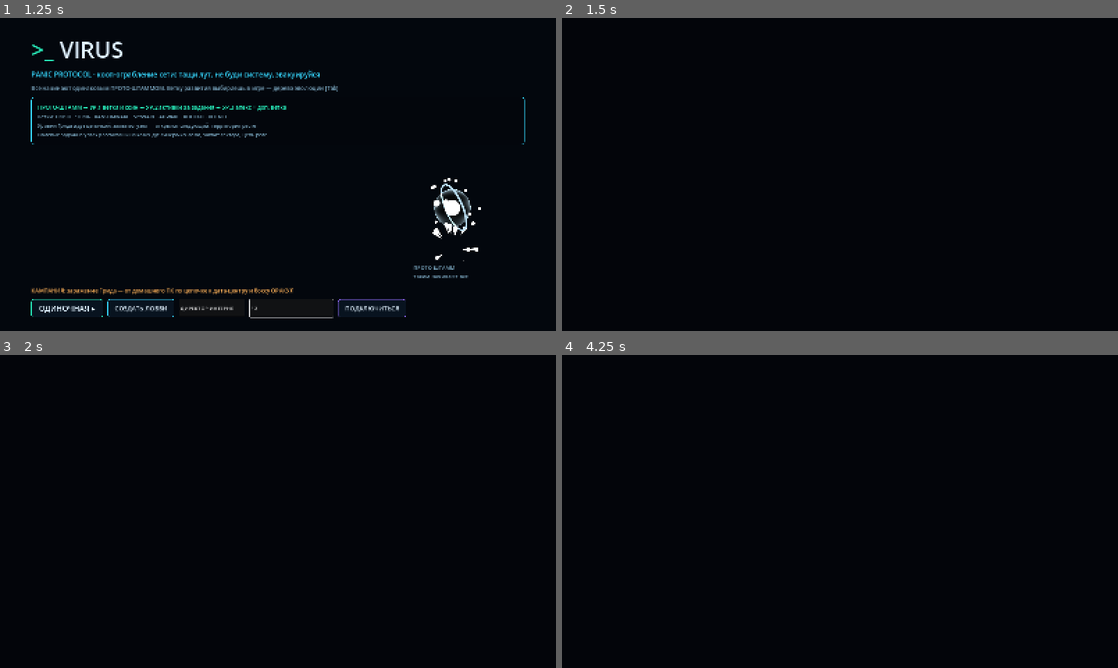
Above: before the commit, frames 1-4 (two rows, left to right).
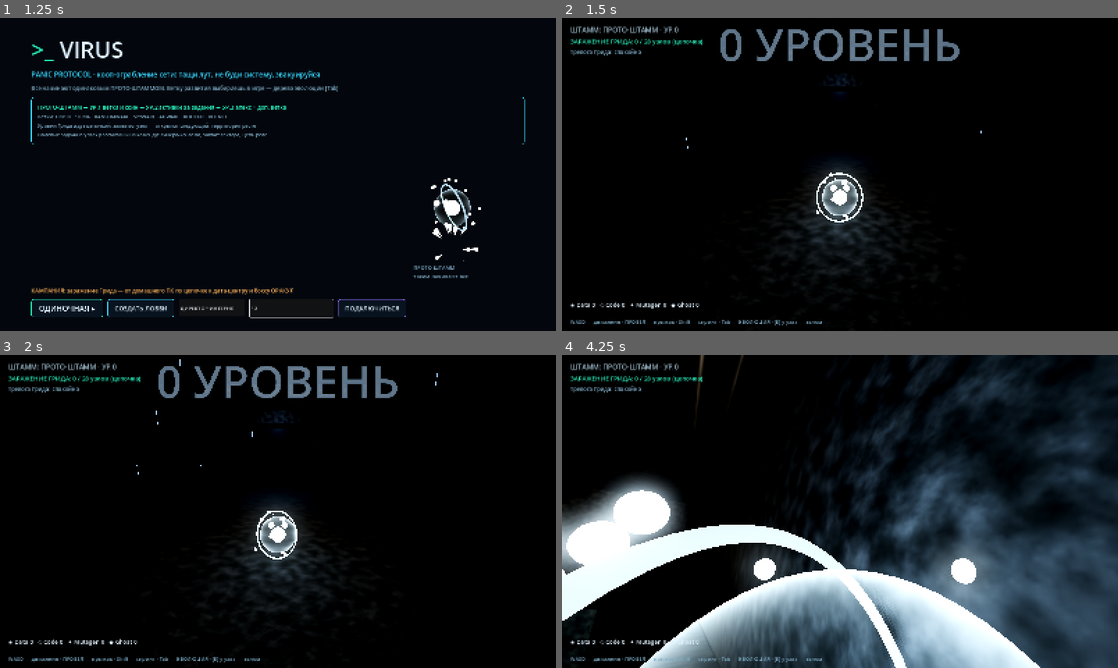
Above: after the commit, the same moments.

Repository: NoBodyyy-dev/VirusGame
Game: Godot game, scene res://scenes/main_menu.tscn
The game is run twice, just before and just after one commit, with the same random seed, the same clock (stepped at 60 frames per second) and the same inputs.
Inputs (mouse positions are in pixels of both pictures, inside the frame that each line leads up to):
- Up to frame 1 (1.25 s): click (289, 309) at 0.52 s; type "12" at 0.6 s
- Up to frame 2 (1.5 s): click "ОДИНОЧНАЯ ▸" at 1.25 s
- Up to frame 3 (2 s): no input
- Up to frame 4 (4.25 s): move the mouse to (962, 495) at 2.02 s; hold D (move_right) 2.03-2.78 s; hold Q (ability) 2.03-2.78 s; click (962, 495) at 2.17 s; tap Space (jump) at 2.27, 3.02 s; move the mouse to (728, 527) at 2.77 s; hold S (move_back) 2.78-3.53 s; tap X (ability_2) at 2.85 s; move the mouse to (895, 442) at 3.52 s; hold D (move_right) from 3.53 s (still down); hold C (ability_3) from 3.53 s (still down)

Frame 1 is identical in both runs. In frame 2, 4.8% of the frame differs, in the area x 1-76%, y 2-99%; in frame 3, 4.8%; in frame 4, 50%, in the area x 0-100%, y 0-100%.
Error before the commit: Parse Error: Cannot infer the type of "door_key" variable because the value doesn't have a set type. (res://scripts/grid_world.gd:2297)

Commit message:
Фикс чёрного экрана Грида + оптимизация большой сцены
- door_key/pylon_key: явный тип String (иначе весь grid_world.gd не
  компилировался → сцена Грида не грузилась → чёрный экран в одиночке)
- дальнее отсечение мешей/подписей (visibility_range_end), плавное
  затухание точечного света по дистанции, тени луны только вблизи —
  вся карта раньше рисовалась целиком
- дождь и пыль: явный visibility_aabb (не гаснут вне центра кадра)

Co-Authored-By: Claude Fable 5 <noreply@anthropic.com>

Diff:
--- a/project/scripts/grid_world.gd
+++ b/project/scripts/grid_world.gd
@@ -201,6 +201,7 @@
 	_build_oracle()
 	_build_nodes()
 	_build_motes()
+	_optimize_scene()
 	_spawn_player()
 	_build_ui()
 	_apply_stage3_power()
@@ -294,7 +295,34 @@
 	moon.light_color = Color(0.55, 0.65, 0.88)
 	moon.light_energy = 0.32
 	moon.shadow_enabled = true
+	# тени луны только рядом с игроком — карта огромная, дальше не нужно
+	moon.directional_shadow_max_distance = 75.0
 	add_child(moon)
+
+# ── оптимизация: дальнее отсечение ──────────────────────────
+
+const CULL_MESH: = 170.0    # декор дальше не рисуем (скрыто туманом/стенами)
+const CULL_LABEL: = 130.0
+const CULL_TITLE: = 340.0   # крупные надписи уровней видны издалека
+
+func _optimize_scene() -> void:
+	## Грид — одна огромная сцена: без отсечения рисуются ВСЕ комнаты сразу.
+	## Меши и свет за порогом дистанции выключаются (вызвать до спавна игрока)
+	_apply_culling(self)
+
+func _apply_culling(node: Node) -> void:
+	for child in node.get_children():
+		_apply_culling(child)
+	if node is Label3D:
+		node.visibility_range_end = CULL_TITLE if node.font_size >= 150 else CULL_LABEL
+	elif node is GeometryInstance3D:
+		if node.visibility_range_end == 0.0:
+			node.visibility_range_end = CULL_MESH
+	elif node is OmniLight3D or node is SpotLight3D:
+		node.distance_fade_enabled = true
+		node.distance_fade_begin = 55.0
+		node.distance_fade_length = 25.0
+		node.distance_fade_shadow = 45.0
 
 # ── геометрические хелперы ──────────────────────────────────
 
@@ -725,6 +753,8 @@
 	quad.material = qm
 	parts.draw_pass_1 = quad
 	parts.position = Vector3(17.0, 13.0, -32.0)
+	# AABB на весь объём дождя — иначе он гаснет, когда центр вне кадра
+	parts.visibility_aabb = AABB(Vector3(-42, -24, -34), Vector3(84, 28, 68))
 	add_child(parts)
 
 func _street_lamp(pos: Vector3) -> void:
@@ -926,6 +956,9 @@
 	quad.material = qmat
 	parts.draw_pass_1 = quad
 	parts.position = Vector3((r["x0"] + r["x1"]) * 0.5, h * 0.5, (r["zs"] + r["zn"]) * 0.5)
+	var hx: float = (r["x1"] - r["x0"]) * 0.5 + 2.0
+	var hz: float = (r["zs"] - r["zn"]) * 0.5 + 2.0
+	parts.visibility_aabb = AABB(Vector3(-hx, -h * 0.5, -hz), Vector3(hx * 2.0, h + 2.0, hz * 2.0))
 	add_child(parts)
 
 func _flicker_lamp(pos: Vector3) -> void:
@@ -2294,7 +2327,7 @@
 			else:
 				hud.set_prompt("[E] ДВЕРЬ: решить головоломку взлома")
 				if just:
-					var door_key: = key
+					var door_key: String = key
 					_open_puzzle(d["diff"], "СХЕМА ВЗЛОМА ДВЕРИ", func() -> void:
 						_open_door(door_key)
 						_refresh_nodes_behind_door(door_key))
@@ -2405,7 +2438,7 @@
 		if pp.distance_to(py["pos"]) < 2.8:
 			hud.set_prompt("[E] ГОЛОВОЛОМКА ОРАКУЛА %s/15" % key.trim_prefix("opz:"))
 			if just:
-				var pylon_key: = key
+				var pylon_key: String = key
 				_open_puzzle(py["diff"], "ГОЛОВОЛОМКА ОРАКУЛА", func() -> void:
 					_solve_pylon(pylon_key))
 			return
